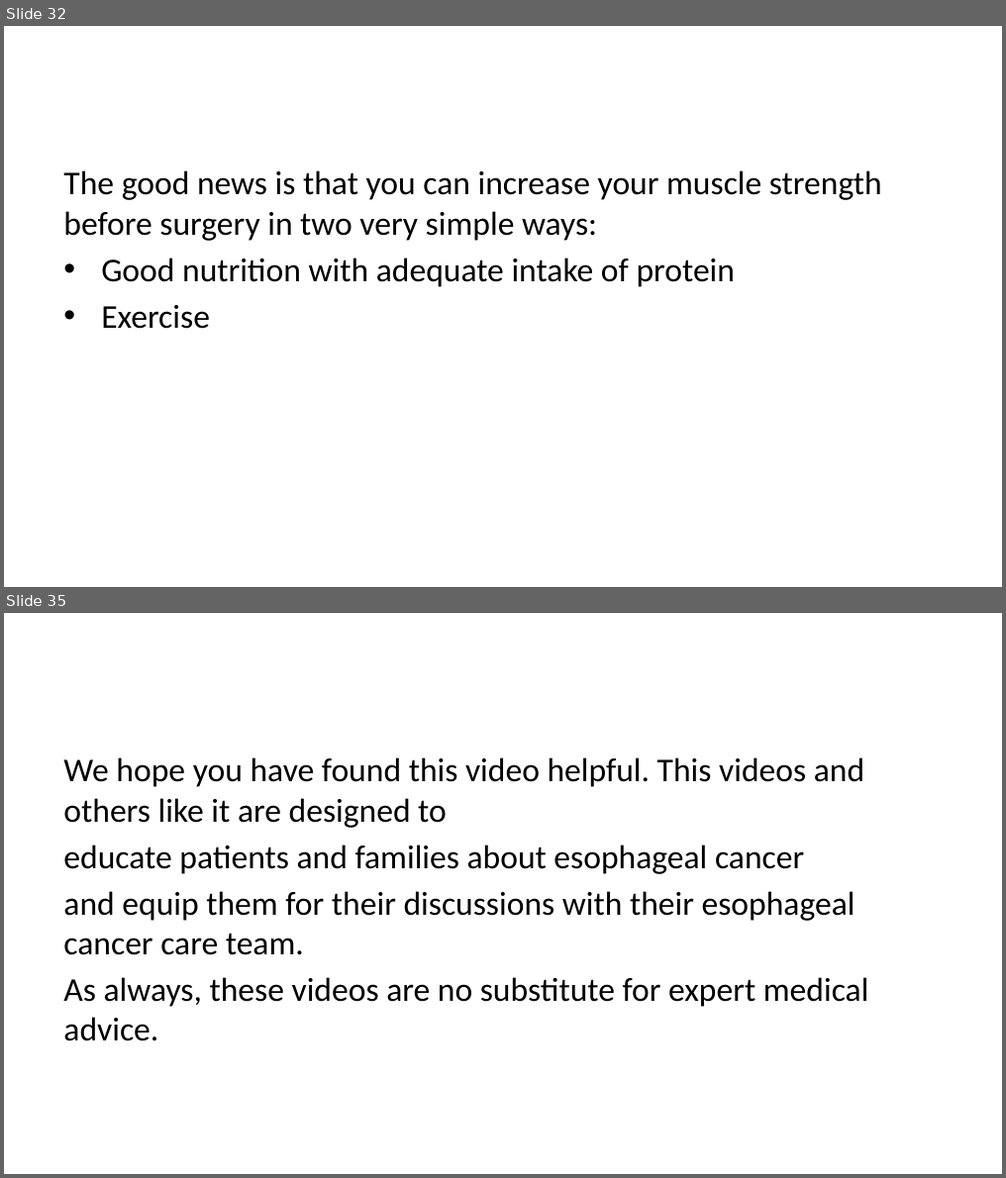
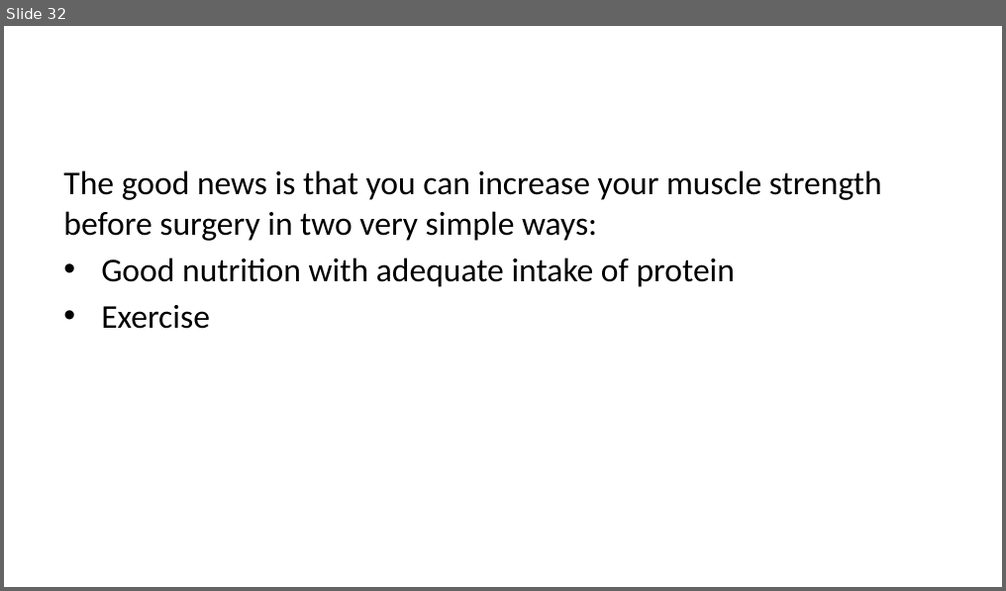
Before and after one commit to jcsalo/patient_education, a slide deck: lci_surgery.pptx. Shown one above the other, each under a label of ours: slides 32 and 35 before the commit, slide 32 after it; the slides between them are not shown. The pictures are 1006x1178 and 1006x591 pixels, drawn with LibreOffice and Linux fonts; fonts in the diff are those of the drawing. Boxes give left, top, right and bottom in pixels: in the first picture for what was removed or moved away, otherwise in the second. Text is boxed around its words. In the diff, an @@ line names an element or a change of style, - is before the commit and + after.

```diff
--- a/lci_surgery.pptx
+++ b/lci_surgery.pptx
@@ slide 35 removed at [4,613,1002,1174], background #FFFFFF @@
@@ text removed at [63,758,869,1042] @@
-We hope you have found this video helpful. This videos and others like it are designed to
-educate patients and families about esophageal cancer
-and equip them for their discussions with their esophageal cancer care team.
-As always, these videos are no substitute for expert medical advice.
```
Also in this commit, not shown: 1 slide changed, 10 slides added, 2 other slides removed, 34 other files.
